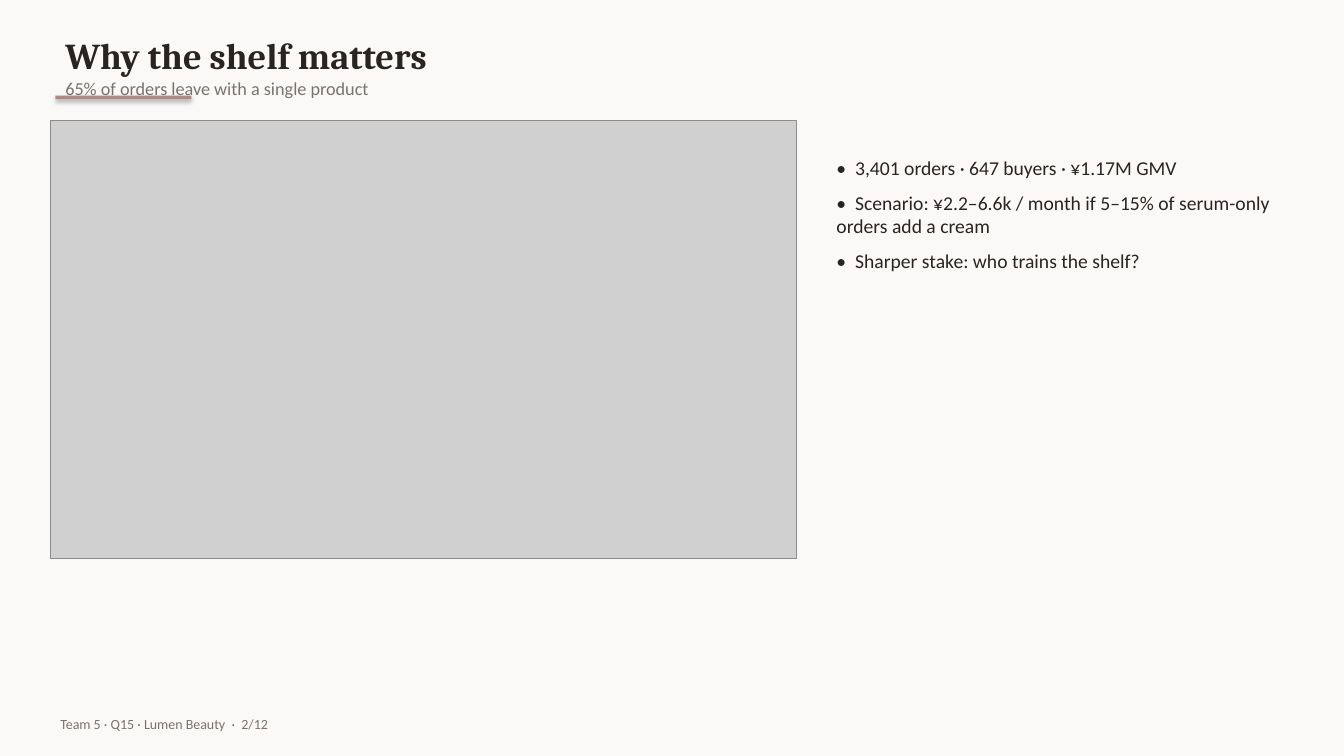
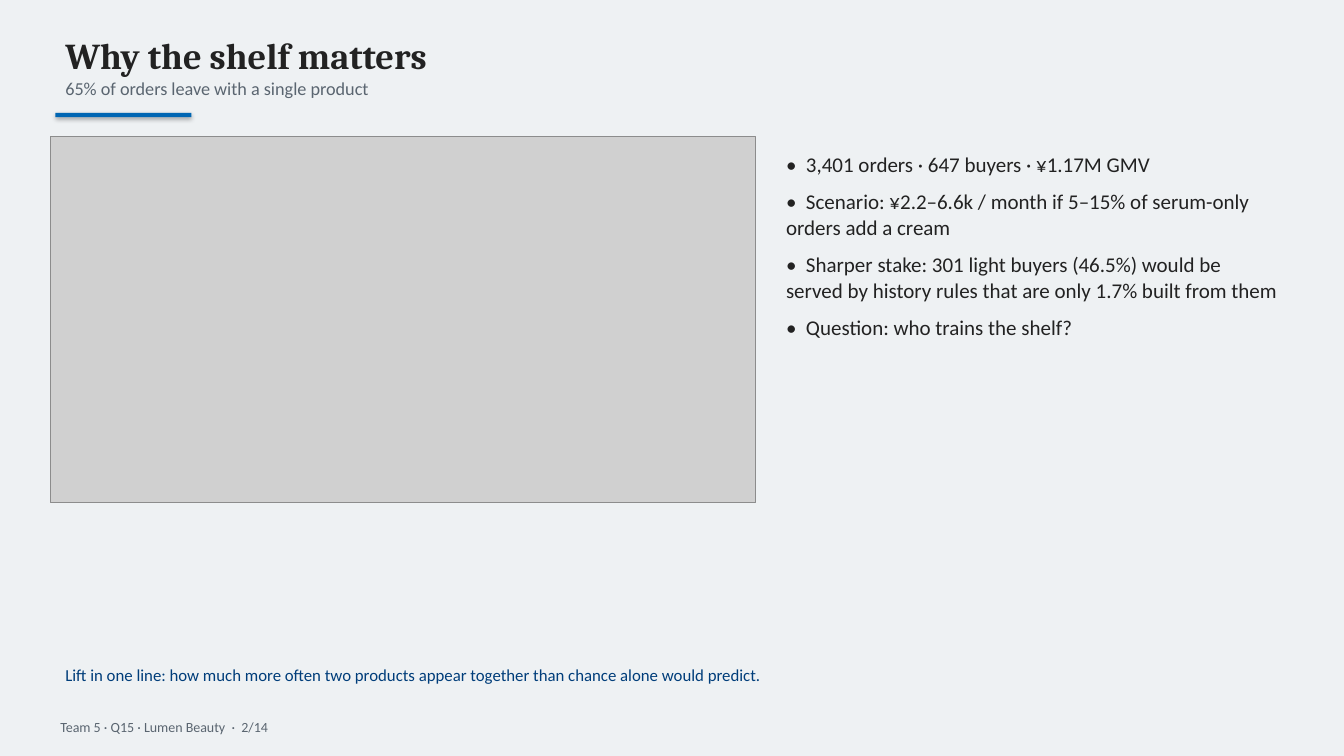
Before and after one commit to N1Rizhka/New-Media-Technology-and-Analytics---Final-Project, a slide deck: slide 2 of deliverables/Team5_Q15_pitch.pptx. Drawn at 1344x756 pixels with LibreOffice and Linux fonts; fonts in the diff are those of the drawing; grey boxes stand for pictures. Boxes give left, top, right and bottom in pixels: in the first picture for what was removed or moved away, otherwise in the second. Text is boxed around its words. In the diff, an @@ line names an element or a change of style, - is before the commit and + after.

```diff
--- a/deliverables/Team5_Q15_pitch.pptx
+++ b/deliverables/Team5_Q15_pitch.pptx
@@ rectangle at (0,0,1344,756): fill #FBF9F7 to #EEF1F3 @@
@@ text "Why the shelf matters" at (65,43,427,98): text colour #2A2421 to #222222 in "Why the shelf matters"; text colour #7A736C to #5A6570 in "65% of orders leave with a single ..." @@
@@ rectangle: place and size @@
-rectangle at (55,96,192,99)
+rectangle at (55,113,192,117)
@@ rectangle at (55,113,192,117): fill #B08984 to #0066B3 @@
@@ picture: place and size @@
-picture at (50,121,797,559)
+picture at (50,136,756,503)
@@ text "• 3,401 orders · 647 ...": place and size @@
-text "• 3,401 orders · 647 ..." at (836,161,1269,271)
+text "• 3,401 orders · 647 ..." at (786,157,1276,338)
@@ text at (786,157,1249,235): size 14 to 15 pt, text colour #2A2421 to #222222 in "• 3,401 orders · 647 buyers · ...", "• Scenario: ¥2.2–6.6k / month if 5–15% ..."; more space between paragraphs @@
@@ text at (786,257,1276,338): text changed; size 14 to 15 pt; text colour #2A2421 to #222222 @@
-• Sharper stake: who trains the shelf?
+• Sharper stake: 301 light buyers (46.5%) would be served by history rules that are only 1.7% built from them
+• Question: who trains the shelf?
@@ text added at (65,669,760,684), 12 pt, text #003D7A @@
+Lift in one line: how much more often two products appear together than chance alone would predict.
@@ text at (60,722,268,734): text changed; text colour #7A736C to #5A6570 @@
-Team 5 · Q15 · Lumen Beauty · 2/12
+Team 5 · Q15 · Lumen Beauty · 2/14
```
Also in this commit, not shown: 10 other slides changed, 3 slides added, 1 slide removed, 31 other files.
